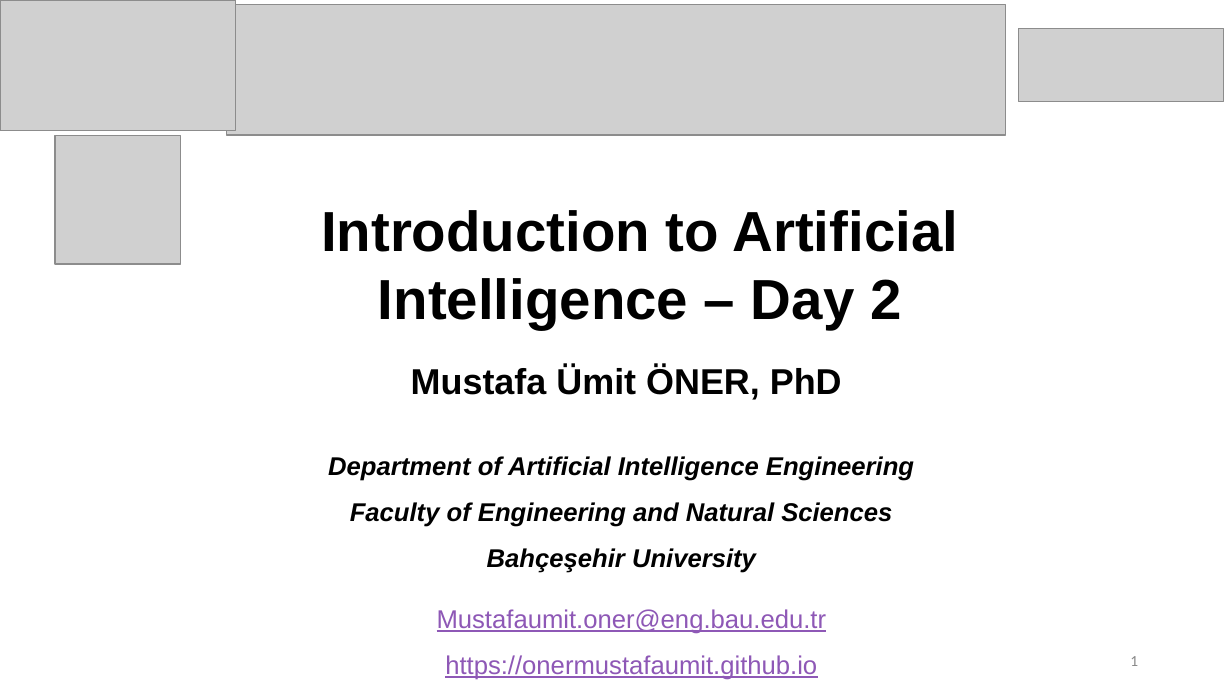
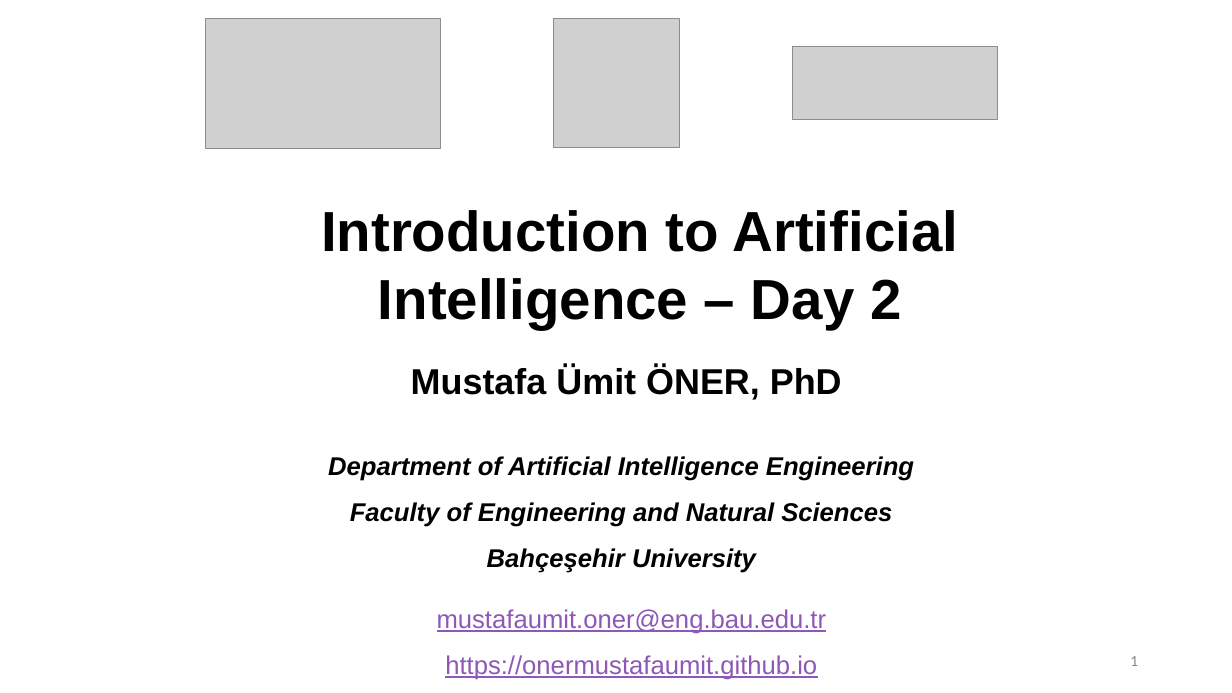
Before and after one commit to shiernee/2022-ACOMP-AI-Workshop, a slide deck: slide 1 of 2022_Workshop_Day2.pptx. Drawn at 1232x693 pixels with LibreOffice and Linux fonts; fonts in the diff are those of the drawing; grey boxes stand for pictures. Boxes give left, top, right and bottom in pixels: in the first picture for what was removed or moved away, otherwise in the second. Text is boxed around its words. In the diff, an @@ line names an element or a change of style, - is before the commit and + after.

Commit message:
Day2 slides updated

```diff
--- a/2022_Workshop_Day2.pptx
+++ b/2022_Workshop_Day2.pptx
@@ picture: place and size @@
-picture at [0,0,235,131]
+picture at [206,18,441,149]
@@ picture removed at [227,5,1007,136] @@
@@ picture: place and size @@
-picture at [55,136,181,265]
+picture at [554,18,680,148]
@@ picture: place and size @@
-picture at [1019,28,1225,101]
+picture at [792,47,998,120]
@@ text at [437,609,827,634]: text changed @@
-Mustafaumit.oner@eng.bau.edu.tr
+mustafaumit.oner@eng.bau.edu.tr
```
